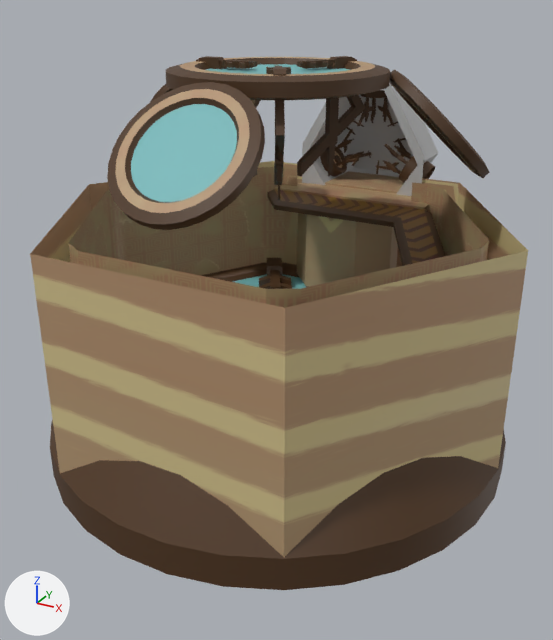
The FBX model Assets/Mod Assets/Models/TowerPeak.fbx: old version first, new version second.
Both versions are drawn from a 50 mm camera at (21.2, -38.7, 26.5) aimed at (-0.2, 0.2, 7.1). The lights are fixed; the arrows at lower left show +X, +Y and +Z. Where no turn or scale is listed for an object, it has been applied to the vertices. Vertices at the same position are counted once.

The first picture shows 'group67'.
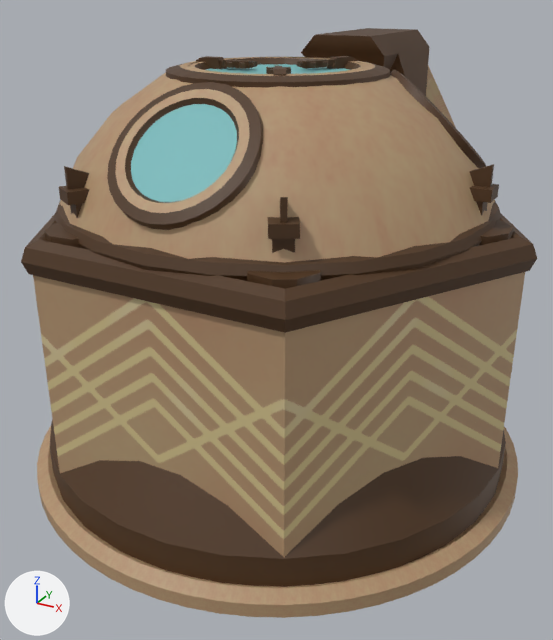
Where the newer file only moved an object's origin or applied its transform, the numbers keep the older frame.

What the commit changed:
me_mesh is used by ob_group67; location (0.0, 0.0, 6.37).
me_mesh had 4266 vertices, 7776 faces and spanned x -14.5..14.5, y -14.5..17.2, z -10.5..16.3.
me_mesh now has 4573 vertices, 8378 faces and spans x -15.5..15.5, y -15.5..18.7, z -10.5..17.1.
me_mesh part 1: 21 loose pieces with 1323 vertices, spanning x -4.7..4.7, y 13.0..16.4, z 6.2..14.4, are deleted.
me_mesh part 2: 6 vertices moved from x -4.7..4.7, y 12.3, z 6.4..14.1 to x -4.9..4.9, y 12.3, z 6.4..14.5; 4 vertices removed from x -3.6..3.6, y 12.6..17.1, z 6.5; 1266 vertices added at x -15.0..15.0, y -13.0..18.7, z -1.1..17.1.
me_mesh part 3: 360 vertices added at x -15.5..15.5, y -15.5..15.5, z -8.7..-7.1.
me_mesh part 4: 3429 kept faces spanning x -14.5..14.5, y -14.5..17.2, z -7.5..16.3 get new texture (UV) coordinates.
me_mesh part 5: 22 faces spanning x -4.9..4.9, y 12.3..17.2, z 6.4..14.5 switch from mat_phong1 (grey #bcbcbc) to mat_brass (picture img_nomai_brass_basecolor_png).
me_mesh part 6: 10 faces spanning x -4.3..4.3, y 12.3..16.9, z 6.4..13.5 switch from mat_phong1 (grey #bcbcbc) to mat_standard_tile (picture img_standard_tiles_basecolor_png).
me_mesh part 7: 4 faces spanning x -3.8..3.8, y 17.2, z 6.8..13.1 switch from mat_phong1 (grey #bcbcbc) to mat_large_sandstone (picture img_large_sandstone_pattern_basecolor_png).

Pixel boxes [x1, y1, x2, y2] of what changed, in the pictures (553 x 640 px):
'group67', reshaped (10% taller): before [30, 56, 528, 590]; after [21, 28, 537, 618]
part 1 of me_mesh, deleted (brown): before [320, 72, 435, 183]
part 2 of me_mesh, built on: before [325, 171, 404, 193]; after [21, 28, 537, 333]
part 3 of me_mesh, added (beige): after [37, 426, 518, 618]
part 4 of me_mesh, surface changed (beige to brown): [33, 56, 525, 587] in both
part 5 of me_mesh, recoloured: before [302, 83, 424, 196]
part 6 of me_mesh, recoloured: before [310, 86, 438, 185]
part 7 of me_mesh, recoloured: before [341, 98, 413, 172]
